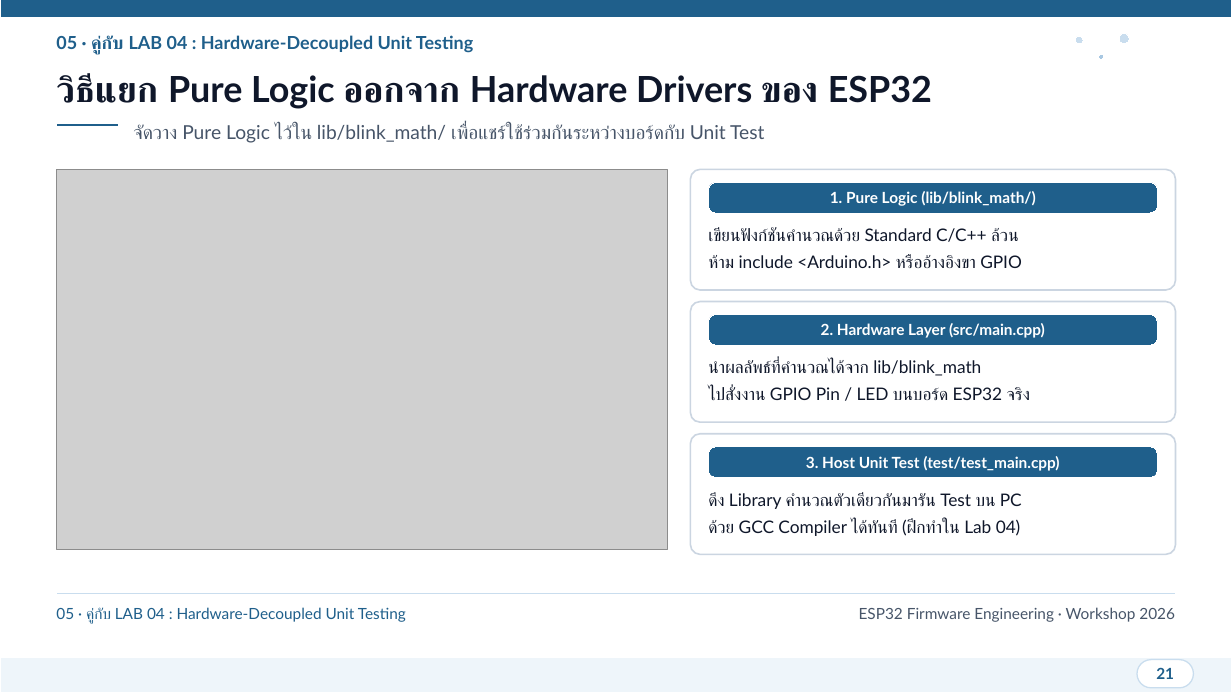
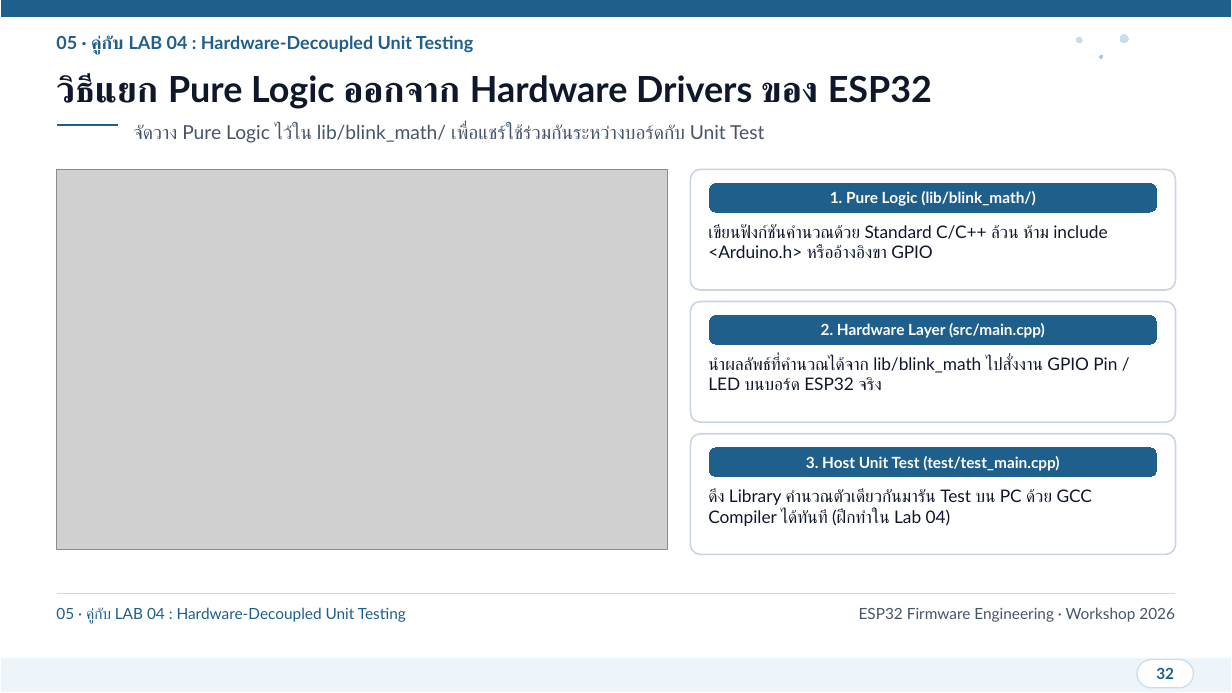
Before and after one commit to SavEe2429/git-practice, a slide deck: slide 32 of presentation/ESP32_Git_CICD_Workshop.pptx (slide 21 before the commit). Drawn at 1232x693 pixels with LibreOffice and Linux fonts; fonts in the diff are those of the drawing; grey boxes stand for pictures. Boxes give left, top, right and bottom in pixels: in the first picture for what was removed or moved away, otherwise in the second. Text is boxed around its words. In the diff, an @@ line names an element or a change of style, - is before the commit and + after.

```diff
--- a/presentation/ESP32_Git_CICD_Workshop.pptx
+++ b/presentation/ESP32_Git_CICD_Workshop.pptx
@@ text at [708,224,1107,258]: text changed @@
-เขียนฟังก์ชันคำนวณด้วย Standard C/C++ ล้วน
-ห้าม include <Arduino.h> หรืออ้างอิงขา GPIO
+เขียนฟังก์ชันคำนวณด้วย Standard C/C++ ล้วน ห้าม include <Arduino.h> หรืออ้างอิงขา GPIO
@@ text at [708,357,1117,390]: text changed @@
-นำผลลัพธ์ที่คำนวณได้จาก lib/blink_math
-ไปสั่งงาน GPIO Pin / LED บนบอร์ด ESP32 จริง
+นำผลลัพธ์ที่คำนวณได้จาก lib/blink_math ไปสั่งงาน GPIO Pin / LED บนบอร์ด ESP32 จริง
@@ text at [708,489,1092,526]: text changed @@
-ดึง Library คำนวณตัวเดียวกันมารัน Test บน PC
-ด้วย GCC Compiler ได้ทันที (ฝึกทำใน Lab 04)
+ดึง Library คำนวณตัวเดียวกันมารัน Test บน PC ด้วย GCC Compiler ได้ทันที (ฝึกทำใน Lab 04)
@@ text at [1156,667,1174,679]: text changed @@
-21
+32
```
Also in this commit, not shown: 27 other slides changed, 11 slides added, 1 other file.
